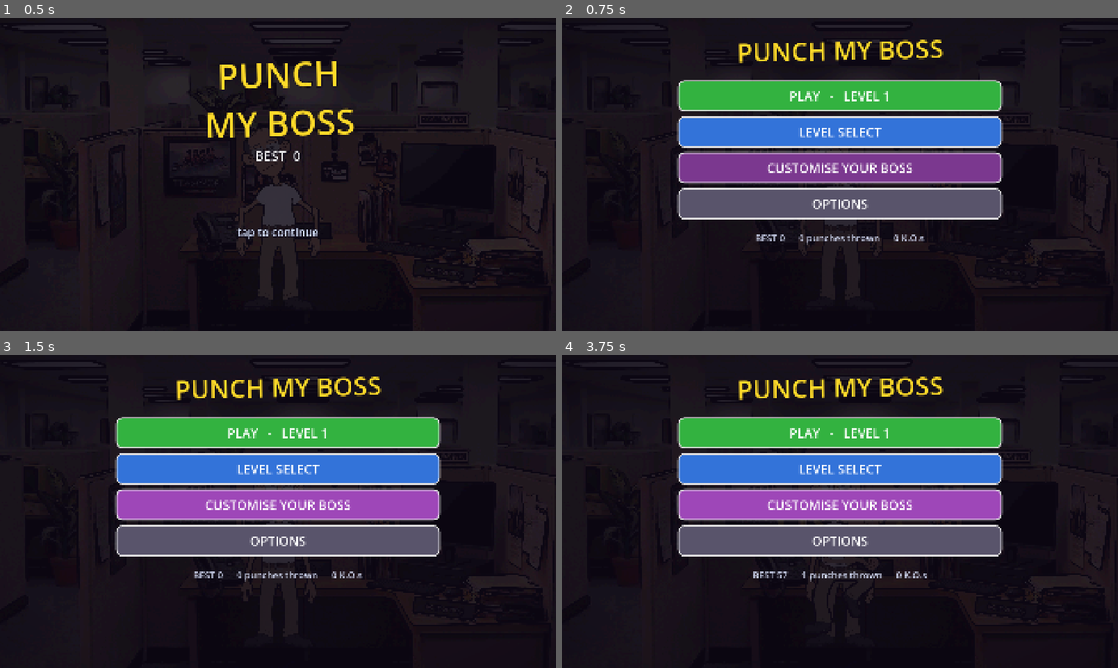
Above: before the commit, frames 1-4 (two rows, left to right).
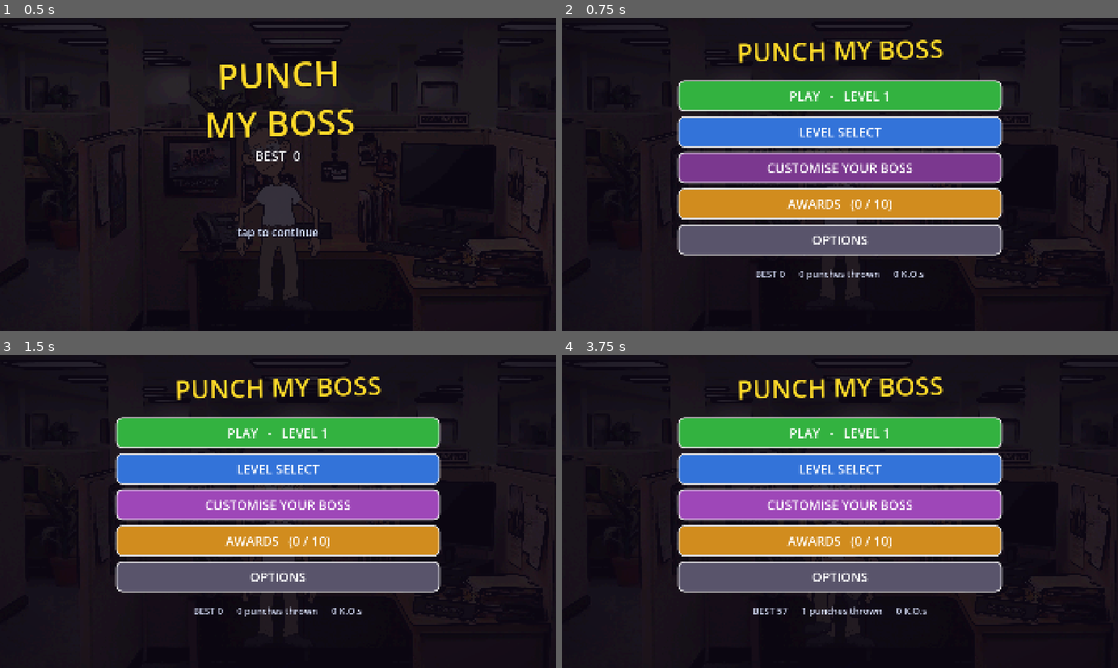
Above: after the commit, the same moments.

Repository: StaraxcreamTM/punch-my-boss-jun-14-2026
Game: Godot game, scene res://scenes/main.tscn
Two runs of this game, one before a commit and one after it. Both use one fixed random seed, a clock stepped at 60 frames per second and the inputs below.
Inputs (mouse positions are in pixels of both pictures, inside the frame that each line leads up to):
- Up to frame 1 (0.5 s): no input
- Up to frame 2 (0.75 s): tap Enter at 0.5 s; move the mouse to (962, 158) at 0.52 s; hold Right from 0.53 s (still down); tap B at 0.6 s; click (962, 158) at 0.67 s
- Up to frame 3 (1.5 s): tap Space at 0.77 s; release Right at 1.25 s; click "< BACK" at 1.25 s
- Up to frame 4 (3.75 s): click "PLAY - LEVEL 1" at 2 s; tap Enter at 2.75 s; move the mouse to (728, 527) at 2.77 s; hold Down 2.78-3.5 s; tap X at 2.85 s; click (728, 527) at 2.92 s; tap Space at 3.02 s; click "|| PAUSE" at 3.5 s

Frame 1 is identical in both runs. In frame 2, 11% of the frame differs, in the area x 20-80%, y 54-84%; in frame 3, 11%; in frame 4, 11%.

Commit message:
v0.49: awards / achievements system
Ten office-satire achievements, persisted and shown in a new AWARDS menu:
Employee of the Month (first K.O.), Overachiever (20-combo), Workplace Hazard
(50-combo), Model Employee (flawless fight), No Notice Given (Brawler K.O.),
Repeat Offender (1k punches), Going Postal (10k damage), Sharp Elbows (100
crits), Corner Office (beat first nine bosses), Tenured (reach the final level).

- Conditions checked at the moments that can trip them (a crit, a combo cross,
  a win) rather than every frame.
- Earned awards persist to the save; a sliding office-memo toast announces each
  unlock.
- New AWARDS menu screen: 2-column grid, earned ones gold with the title,
  locked ones dim with the how-to hint.
- Retroactive grant on load so a returning player's existing stats count (with
  the toast suppressed so there's no flood on first launch) - verified: a save
  with 14 K.O.s and level 20 reached shows 3/10 immediately.
- Tracks lifetime crits and per-fight hits-taken (for the flawless check), both
  new persisted stats.

Co-Authored-By: Claude Opus 4.8 (1M context) <noreply@anthropic.com>

Diff:
--- a/game/scripts/main.gd
+++ b/game/scripts/main.gd
@@ -97,7 +97,7 @@
 const ROUND_HP_SCALE := 1.4
 
 # --- screens / phases ------------------------------------------------------
-enum Phase { TITLE, MENU, LEVELS, CUSTOMIZE, OPTIONS, PREFIGHT, FIGHT, GAMEOVER, VICTORY }
+enum Phase { TITLE, MENU, LEVELS, CUSTOMIZE, OPTIONS, AWARDS, PREFIGHT, FIGHT, GAMEOVER, VICTORY }
 var phase: int = Phase.TITLE
 var _screen: Control
 var _screen_dim: ColorRect
@@ -374,6 +374,11 @@
 	_apply_safe_area()
 	get_viewport().size_changed.connect(_apply_safe_area)
 	_load_prefs()
+	# Retroactively grant any stat-based awards a returning player already earned
+	# before the system existed (suppress the toast flood on this first pass).
+	_awards_silent = true
+	_check_awards()
+	_awards_silent = false
 	_setup_shots()
 
 	_punch_player = AudioStreamPlayer.new()
@@ -760,7 +765,7 @@
 		# Touches arrive here too via Godot's emulate_mouse_from_touch.
 		if event.button_index == MOUSE_BUTTON_LEFT:
 			var mp := get_global_mouse_position()
-			if phase in [Phase.MENU, Phase.LEVELS, Phase.CUSTOMIZE, Phase.OPTIONS]:
+			if phase in [Phase.MENU, Phase.LEVELS, Phase.CUSTOMIZE, Phase.OPTIONS, Phase.AWARDS]:
 				pass          # menu buttons handle their own taps
 			elif phase != Phase.FIGHT:
 				if event.pressed:
@@ -1013,6 +1018,9 @@
 		_combo_label.scale = Vector2.ONE * 1.45
 	if crit:
 		crits += 1
+		_crit_total += 1
+	if combo >= 20:
+		_check_awards()          # combo milestones announce as you cross them
 	# Multiplier climbs to 4x. It can go this high because the punch cooldown
 	# means a long combo has to be *earned* on timing rather than farmed by
 	# mashing - which is what the old 1.8x ceiling was compensating for.
@@ -1224,6 +1232,7 @@
 
 func _hit_player() -> void:
 	_buzz(80)
+	_hits_this_fight += 1        # a landed boss punch: no longer flawless
 	player_hp = maxf(0.0, player_hp - _level_cfg().get("dmg", 10.0))
 	_flash_screen(0.42)
 	_shake(30.0, 0.4)
@@ -1406,6 +1415,13 @@
 	if rig_anim != null:
 		rig_anim.own_body = true
 	stat_kos += 1
+	# Award checks that only a win can trip.
+	_grant("first_ko")
+	if _hits_this_fight == 0:
+		_grant("flawless")
+	if difficulty == Difficulty.BRAWLER:
+		_grant("brawler")
+	_check_awards()
 	_save_prefs()
 	_koing = false
 	if _shot_mode:
@@ -1806,10 +1822,12 @@
 				2:
 					open_menu(Phase.CUSTOMIZE)
 				3:
+					open_menu(Phase.AWARDS)
+				4:
 					open_menu(Phase.OPTIONS)
 				_:
 					_on_play()
-		Phase.LEVELS, Phase.OPTIONS:
+		Phase.LEVELS, Phase.OPTIONS, Phase.AWARDS:
 			open_menu(Phase.MENU)
 		Phase.CUSTOMIZE:
 			# Exercise the cycle buttons before moving on.
@@ -2013,6 +2031,10 @@
 	stat_kos = int(cfg.get_value("stats", "kos", 0))
 	stat_fired = int(cfg.get_value("stats", "fired", 0))
 	stat_best_combo = int(cfg.get_value("stats", "best_combo", 0))
+	_crit_total = int(cfg.get_value("stats", "crits", 0))
+	awards_earned.clear()
+	for id in cfg.get_value("awards", "earned", []):
+		awards_earned[String(id)] = true
 	haptics_on = bool(cfg.get_value("settings", "haptics", true))
 	music_on = bool(cfg.get_value("settings", "music", true))
 	difficulty = int(cfg.get_value("settings", "difficulty", Difficulty.BRAWLER))
@@ -2033,6 +2055,8 @@
 	cfg.set_value("stats", "kos", stat_kos)
 	cfg.set_value("stats", "fired", stat_fired)
 	cfg.set_value("stats", "best_combo", stat_best_combo)
+	cfg.set_value("stats", "crits", _crit_total)
+	cfg.set_value("awards", "earned", awards_earned.keys())
 	cfg.set_value("settings", "haptics", haptics_on)
 	cfg.set_value("settings", "music", music_on)
 	cfg.set_value("settings", "difficulty", difficulty)
@@ -2168,6 +2192,7 @@
 	frenzy = 0.0
 	_koing = false
 	_enraged = false
+	_hits_this_fight = 0
 	if rig_anim != null:
 		rig_anim.revive()
 		rig_anim.idle_amp = 1.0
@@ -3486,6 +3511,8 @@
 			_populate_customize()
 		Phase.OPTIONS:
 			_populate_options()
+		Phase.AWARDS:
+			_populate_awards()
 
 func close_menu() -> void:
 	_menu.visible = false
@@ -3507,6 +3534,10 @@
 	var cu := _menu_button("CUSTOMISE YOUR BOSS", Color(0.62, 0.28, 0.72))
 	cu.pressed.connect(func() -> void: open_menu(Phase.CUSTOMIZE))
 	_menu_rows.add_child(cu)
+	var aw := _menu_button("AWARDS   (%d / %d)" % [awards_earned.size(), ACHIEVEMENTS.size()],
+		Color(0.82, 0.55, 0.12))
+	aw.pressed.connect(func() -> void: open_menu(Phase.AWARDS))
+	_menu_rows.add_child(aw)
 	var op := _menu_button("OPTIONS", Color(0.35, 0.33, 0.42))
 	op.pressed.connect(func() -> void: open_menu(Phase.OPTIONS))
 	_menu_rows.add_child(op)
@@ -3616,6 +3647,27 @@
 	if is_instance_valid(lbl):
 		lbl.text = "%s:  %s" % [title, _look_value(what)]
 
+func _populate_awards() -> void:
+	_menu_title.text = "AWARDS"
+	_menu_rows.offset_top = 180.0
+	var grid := GridContainer.new()
+	grid.columns = 2
+	grid.add_theme_constant_override("h_separation", 20)
+	grid.add_theme_constant_override("v_separation", 8)
+	_menu_rows.add_child(grid)
+	for a in ACHIEVEMENTS:
+		var got: bool = awards_earned.has(a["id"])
+		# Earned: gold with the title. Locked: dim with the how-to.
+		var label := ("* %s" % a["title"]) if got else ("- %s" % a["desc"])
+		var col := Color(0.82, 0.55, 0.12) if got else Color(0.20, 0.19, 0.24)
+		var b := _menu_button(label, col)
+		b.add_theme_font_size_override("font_size", 24)
+		b.custom_minimum_size = Vector2(540, 62)
+		b.disabled = true
+		if got:
+			b.tooltip_text = String(a["desc"])
+		grid.add_child(b)
+
 func _populate_options() -> void:
 	_menu_title.text = "OPTIONS"
 	var mus := _menu_button("MUSIC:  %s" % ("ON" if music_on else "OFF"),
@@ -3733,3 +3785,96 @@
 				_anim_done.call()
 			return
 		_show_anim_frame()
+
+# --- awards / achievements --------------------------------------------------
+# Office-satire achievement titles, persisted, shown in the AWARDS menu and
+# announced with a toast when earned. Conditions are checked at the moments
+# that can trip them (a KO, a combo change, a fight won).
+const ACHIEVEMENTS := [
+	{"id": "first_ko", "title": "Employee of the Month", "desc": "Land your first K.O."},
+	{"id": "combo20", "title": "Overachiever", "desc": "Reach a 20-hit combo."},
+	{"id": "combo50", "title": "Workplace Hazard", "desc": "Reach a 50-hit combo."},
+	{"id": "flawless", "title": "Model Employee", "desc": "Win a fight without being hit."},
+	{"id": "brawler", "title": "No Notice Given", "desc": "K.O. a boss on Brawler."},
+	{"id": "punches1k", "title": "Repeat Offender", "desc": "Throw 1,000 punches."},
+	{"id": "damage10k", "title": "Going Postal", "desc": "Deal 10,000 total damage."},
+	{"id": "crits100", "title": "Sharp Elbows", "desc": "Land 100 critical hits."},
+	{"id": "roster9", "title": "Corner Office", "desc": "Beat the first nine bosses."},
+	{"id": "level20", "title": "Tenured", "desc": "Reach the final level."},
+]
+var awards_earned: Dictionary = {}
+var _crit_total: int = 0            # lifetime crits, persisted
+var _hits_this_fight: int = 0       # for the flawless check
+var _awards_silent: bool = false    # suppress toasts (retroactive grant on load)
+
+func _grant(id: String) -> void:
+	if awards_earned.has(id):
+		return
+	awards_earned[id] = true
+	_save_prefs()
+	if not _awards_silent:
+		_award_toast(id)
+
+func _title_of(id: String) -> String:
+	for a in ACHIEVEMENTS:
+		if a["id"] == id:
+			return String(a["title"])
+	return id
+
+# Check everything whose condition can currently be true. Cheap - runs on the
+# events that matter, not every frame.
+func _check_awards() -> void:
+	if stat_kos >= 1:
+		_grant("first_ko")
+	if max_combo >= 20 or stat_best_combo >= 20:
+		_grant("combo20")
+	if max_combo >= 50 or stat_best_combo >= 50:
+		_grant("combo50")
+	if stat_punches >= 1000:
+		_grant("punches1k")
+	if stat_damage >= 10000:
+		_grant("damage10k")
+	if _crit_total >= 100:
+		_grant("crits100")
+	if unlocked >= 10:      # cleared 9 -> unlocked advanced to 10
+		_grant("roster9")
+	if unlocked >= 20:
+		_grant("level20")
+
+# A sliding office-memo toast that announces the award, then fades.
+func _award_toast(id: String) -> void:
+	var toast := Panel.new()
+	toast.z_index = 98
+	toast.anchor_left = 0.5
+	toast.anchor_right = 0.5
+	toast.offset_left = -360.0
+	toast.offset_right = 360.0
+	toast.offset_top = 40.0
+	toast.offset_bottom = 168.0
+	var sb := StyleBoxFlat.new()
+	sb.bg_color = Color(0.98, 0.96, 0.86)
+	sb.set_corner_radius_all(14)
+	sb.set_border_width_all(5)
+	sb.border_color = Color(0.82, 0.2, 0.18)
+	toast.add_theme_stylebox_override("panel", sb)
+	safe.add_child(toast)
+	var head := Label.new()
+	head.text = "* ACHIEVEMENT UNLOCKED *"
+	head.add_theme_font_size_override("font_size", 24)
+	head.add_theme_color_override("font_color", Color(0.82, 0.2, 0.18))
+	head.position = Vector2(28, 16)
+	toast.add_child(head)
+	var body := Label.new()
+	body.text = _title_of(id)
+	body.add_theme_font_size_override("font_size", 40)
+	body.add_theme_color_override("font_color", Color(0.1, 0.08, 0.12))
+	body.position = Vector2(28, 52)
+	toast.add_child(body)
+	toast.modulate.a = 0.0
+	toast.position.y = -60.0
+	var tw := create_tween()
+	tw.tween_property(toast, "modulate:a", 1.0, 0.25)
+	tw.parallel().tween_property(toast, "position:y", 0.0, 0.3).set_trans(Tween.TRANS_BACK)
+	tw.tween_interval(2.4)
+	tw.tween_property(toast, "modulate:a", 0.0, 0.4)
+	tw.tween_callback(toast.queue_free)
